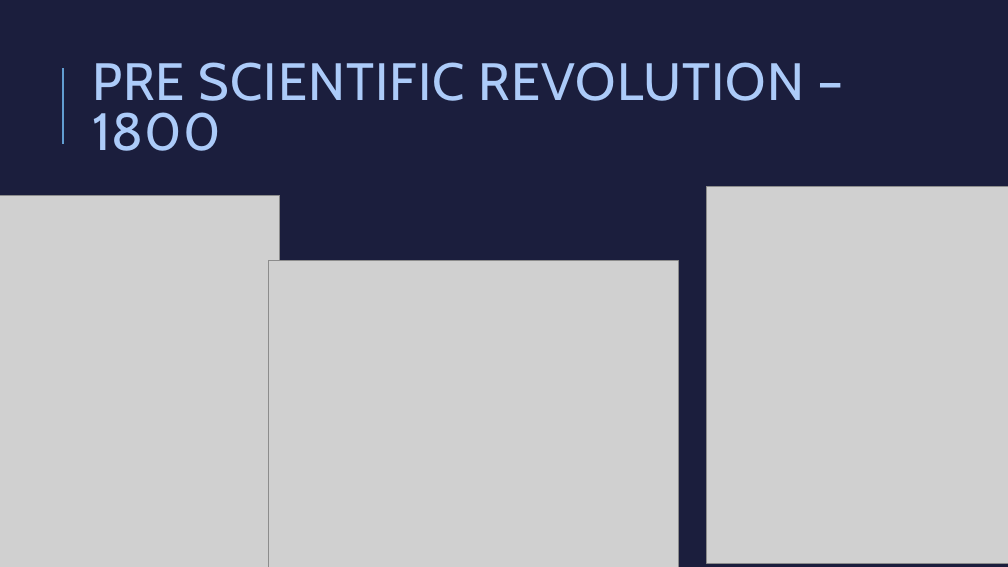
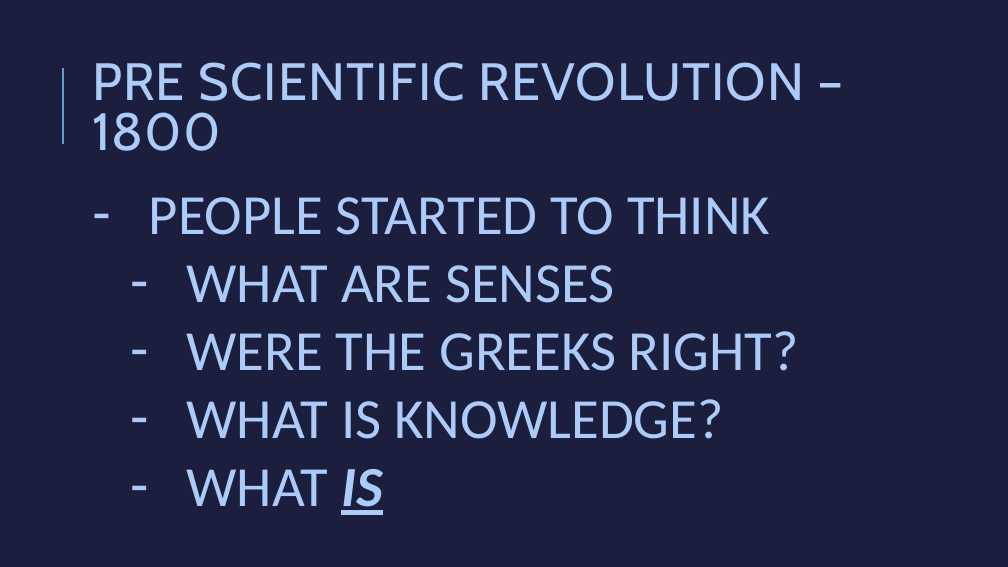
Before and after one commit to aimforbigfoot/biol5081, a slide deck: slide 9 of animalsClass/Deep History Of the field of Perception.pptx (slide 10 before the commit). Drawn at 1008x567 pixels with LibreOffice and Linux fonts; fonts in the diff are those of the drawing; grey boxes stand for pictures. Boxes give left, top, right and bottom in pixels: in the first picture for what was removed or moved away, otherwise in the second. Text is boxed around its words. In the diff, an @@ line names an element or a change of style, - is before the commit and + after.

```diff
--- a/animalsClass/Deep History Of the field of Perception.pptx
+++ b/animalsClass/Deep History Of the field of Perception.pptx
@@ picture removed at (0, 195, 280, 567) @@
@@ text added at (149, 197, 799, 515), 54 pt, text #ACCBF9 @@
+– PEOPLE STARTED TO THINK
+  – WHAT ARE SENSES
+  – WERE THE GREEKS RIGHT?
+  – WHAT IS KNOWLEDGE?
+  – WHAT IS
@@ picture removed at (707, 187, 1008, 563) @@
@@ picture removed at (269, 260, 678, 567) @@
```
Also in this commit, not shown: 7 other slides changed, 1 slide added.
